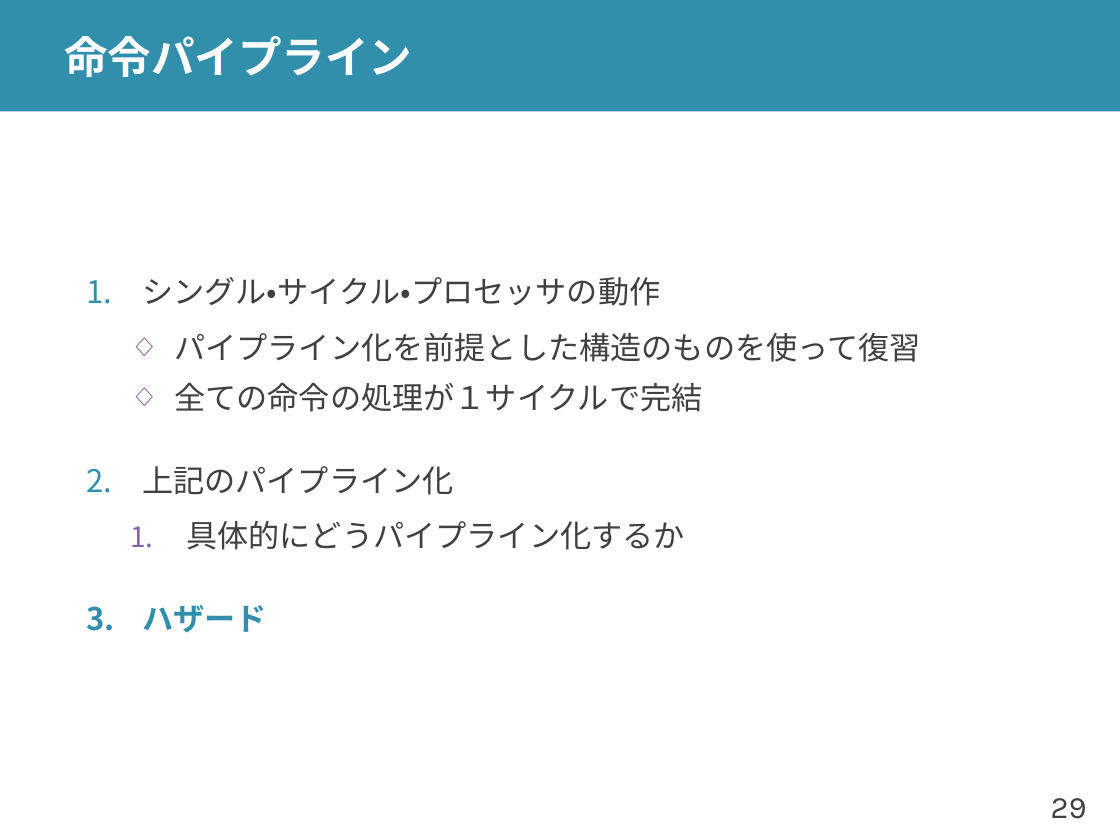
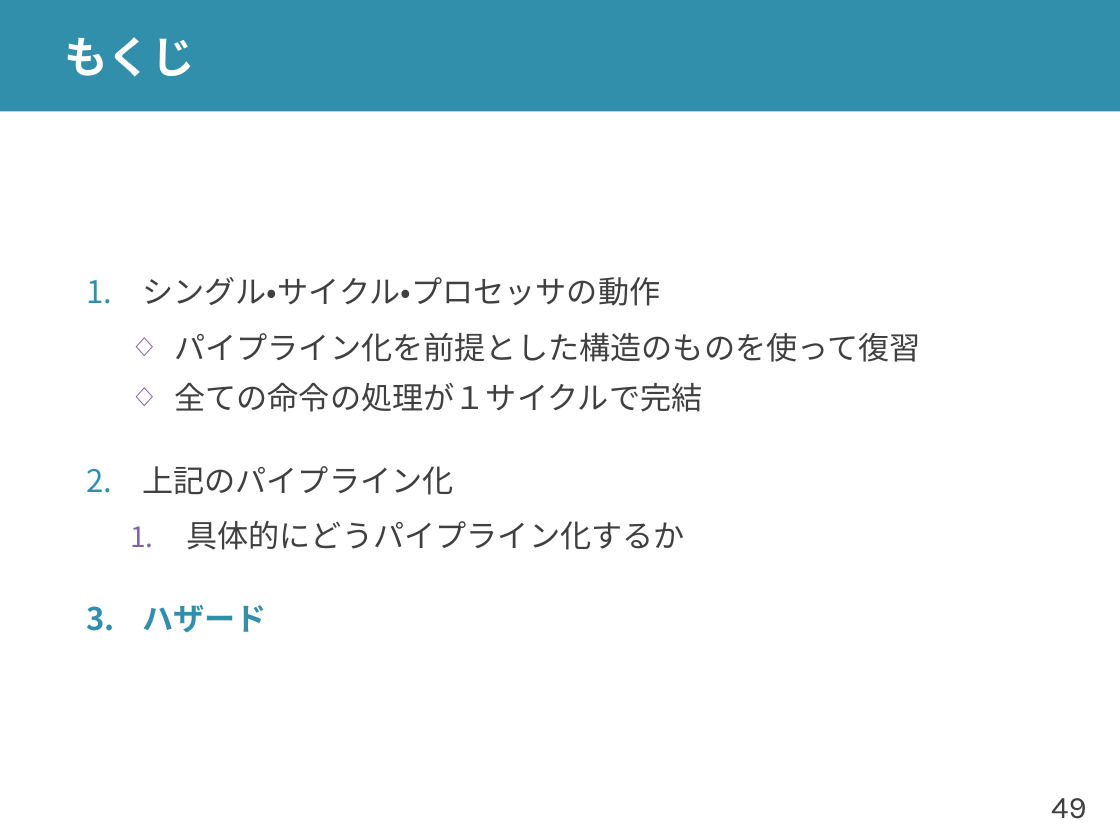
Before and after one commit to shioyadan/advanced-computer-organization, a slide deck: slide 49 of aco-shioya-04.pptx (slide 29 before the commit). Drawn at 1120x840 pixels with LibreOffice and Linux fonts; fonts in the diff are those of the drawing. Boxes give left, top, right and bottom in pixels: in the first picture for what was removed or moved away, otherwise in the second. Text is boxed around its words. In the diff, an @@ line names an element or a change of style, - is before the commit and + after.

```diff
--- a/aco-shioya-04.pptx
+++ b/aco-shioya-04.pptx
@@ title at (x1=64, y1=37, x2=195, y2=77): text changed @@
-命令パイプライン
+もくじ
@@ page number at (x1=1051, y1=798, x2=1086, y2=819): text changed @@
-29
+49
```
Also in this commit, not shown: 3 other slides changed, 20 slides added, 1 other file.
